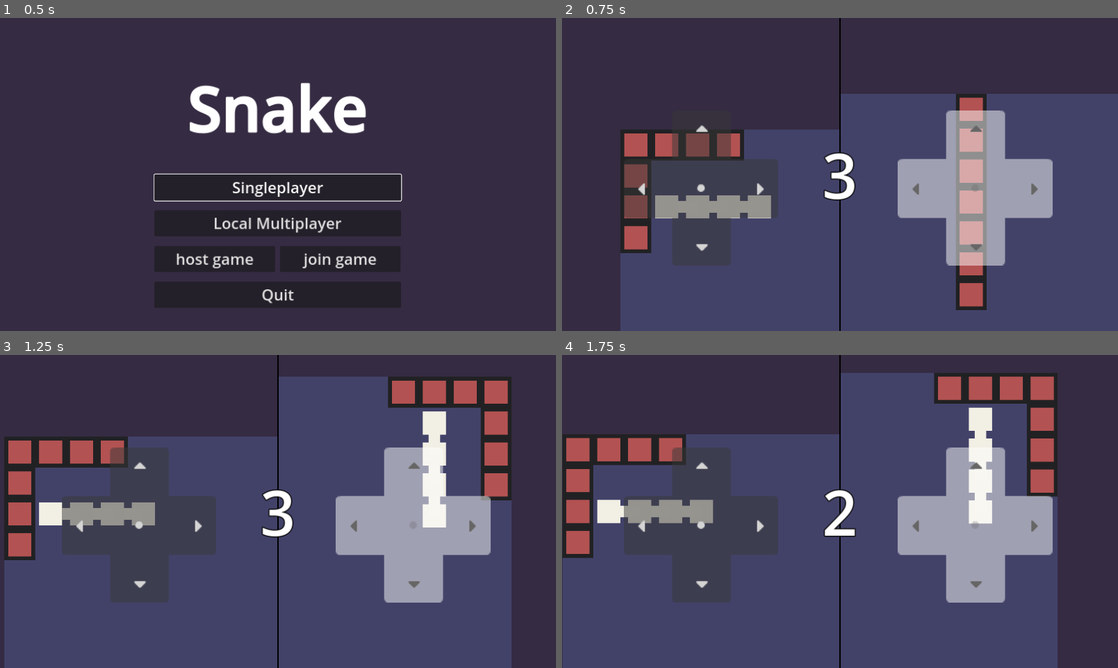
Above: before the commit, frames 1-4 (two rows, left to right).
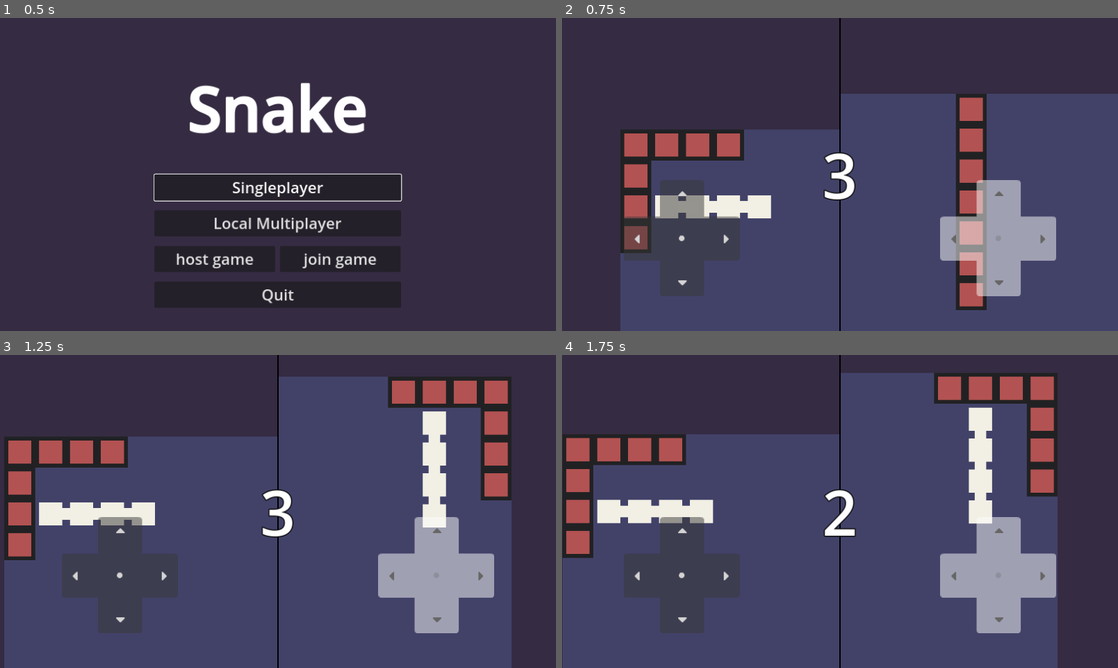
Above: after the commit, the same moments.

Repository: C6H5FJokey/snake
Game: Godot game, scene res://ui/main_menu.tscn
The game is run twice, just before and just after one commit, with the same random seed, the same clock (stepped at 60 frames per second) and the same inputs.
Inputs (mouse positions are in pixels of both pictures, inside the frame that each line leads up to):
- Up to frame 1 (0.5 s): no input
- Up to frame 2 (0.75 s): click "Local Multiplayer" at 0.5 s
- Up to frame 3 (1.25 s): no input
- Up to frame 4 (1.75 s): move the mouse to (962, 495) at 1.27 s; hold Right (ui_right) from 1.28 s (still down); click (962, 495) at 1.42 s

Frame 1 is identical in both runs. In frame 2, 15% of the frame differs, in the area x 11-89%, y 29-89%; in frame 3, 16%; in frame 4, 16%.

Commit message:
edit touch button size

Diff:
--- a/game_scene/game_scene.tscn
+++ b/game_scene/game_scene.tscn
@@ -35,7 +35,7 @@
 grow_vertical = 0
 
 [node name="TouchButton2" parent="UI/TouchButton" instance=ExtResource("4_adyab")]
-position = Vector2(128, -224)
+position = Vector2(128, -312)
 
 [connection signal="timeout" from="Timer" to="." method="_on_timer_timeout"]
 [connection signal="back_pressed" from="UI/Outcome" to="." method="_on_outcome_back_pressed"]
--- a/game_scene/multiplayer_scene.tscn
+++ b/game_scene/multiplayer_scene.tscn
@@ -35,7 +35,7 @@
 script = ExtResource("4_oql73")
 
 [node name="TouchButton2" parent="UI/TouchButton" index="0"]
-position = Vector2(128, -456)
+position = Vector2(128, -312)
 action_left = "2p_left"
 action_right = "2p_right"
 action_up = "2p_up"
@@ -52,7 +52,7 @@
 grow_vertical = 0
 
 [node name="TouchButton2" parent="UI/TouchButton2" index="0" instance=ExtResource("5_pg3q3")]
-position = Vector2(-456, -456)
+position = Vector2(-368, -312)
 texture_normal = ExtResource("6_0pmbm")
 
 [node name="SplitScreen" type="CanvasLayer" parent="." index="5"]
--- a/game_scene/online_scene.tscn
+++ b/game_scene/online_scene.tscn
@@ -5,6 +5,9 @@
 
 [node name="GameScene" instance=ExtResource("1_4o70q")]
 script = ExtResource("2_fjrej")
+
+[node name="TouchButton2" parent="UI/TouchButton" index="0"]
+position = Vector2(128, -312)
 
 [node name="BackGround" type="CanvasLayer" parent="." index="3"]
 layer = -128
@@ -16,3 +19,4 @@
 grow_horizontal = 2
 grow_vertical = 2
 color = Color(0.207843, 0.168627, 0.258824, 1)
+metadata/_edit_lock_ = true
--- a/misc/touch_button.tscn
+++ b/misc/touch_button.tscn
@@ -4,8 +4,8 @@
 [ext_resource type="Script" path="res://TouchButton.gd" id="1_i5cro"]
 
 [node name="TouchButton" type="TouchScreenButton"]
-position = Vector2(-160, -160)
-scale = Vector2(2, 2)
+position = Vector2(-120, -120)
+scale = Vector2(1.5, 1.5)
 texture_normal = ExtResource("1_15n2a")
 passby_press = true
 visibility_mode = 1
--- a/project.godot
+++ b/project.godot
@@ -66,3 +66,4 @@
 [rendering]
 
 textures/vram_compression/import_etc2_astc=true
+anti_aliasing/quality/msaa_2d=3
Not shown, changed: export_presets.cfg
